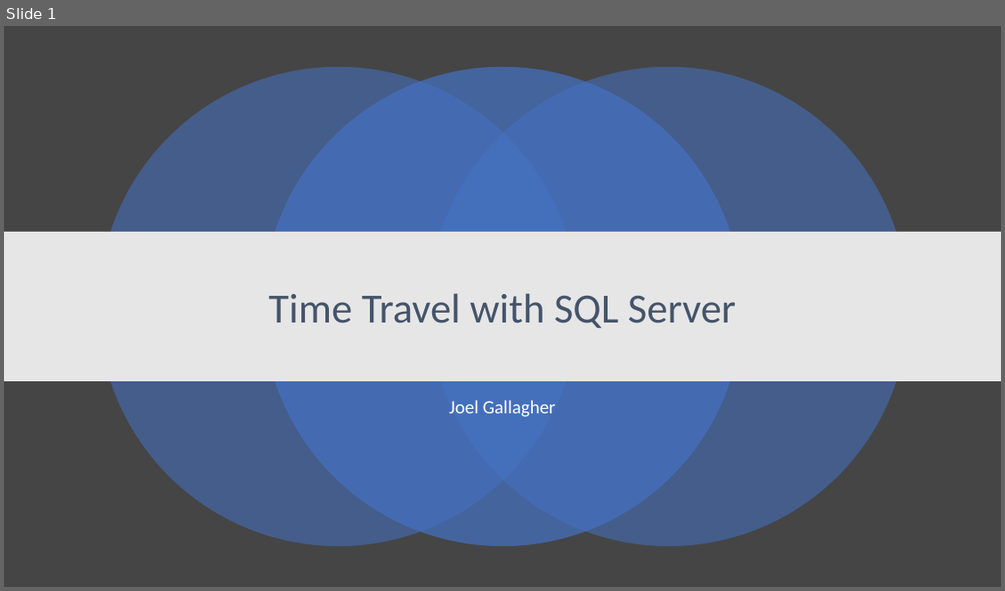
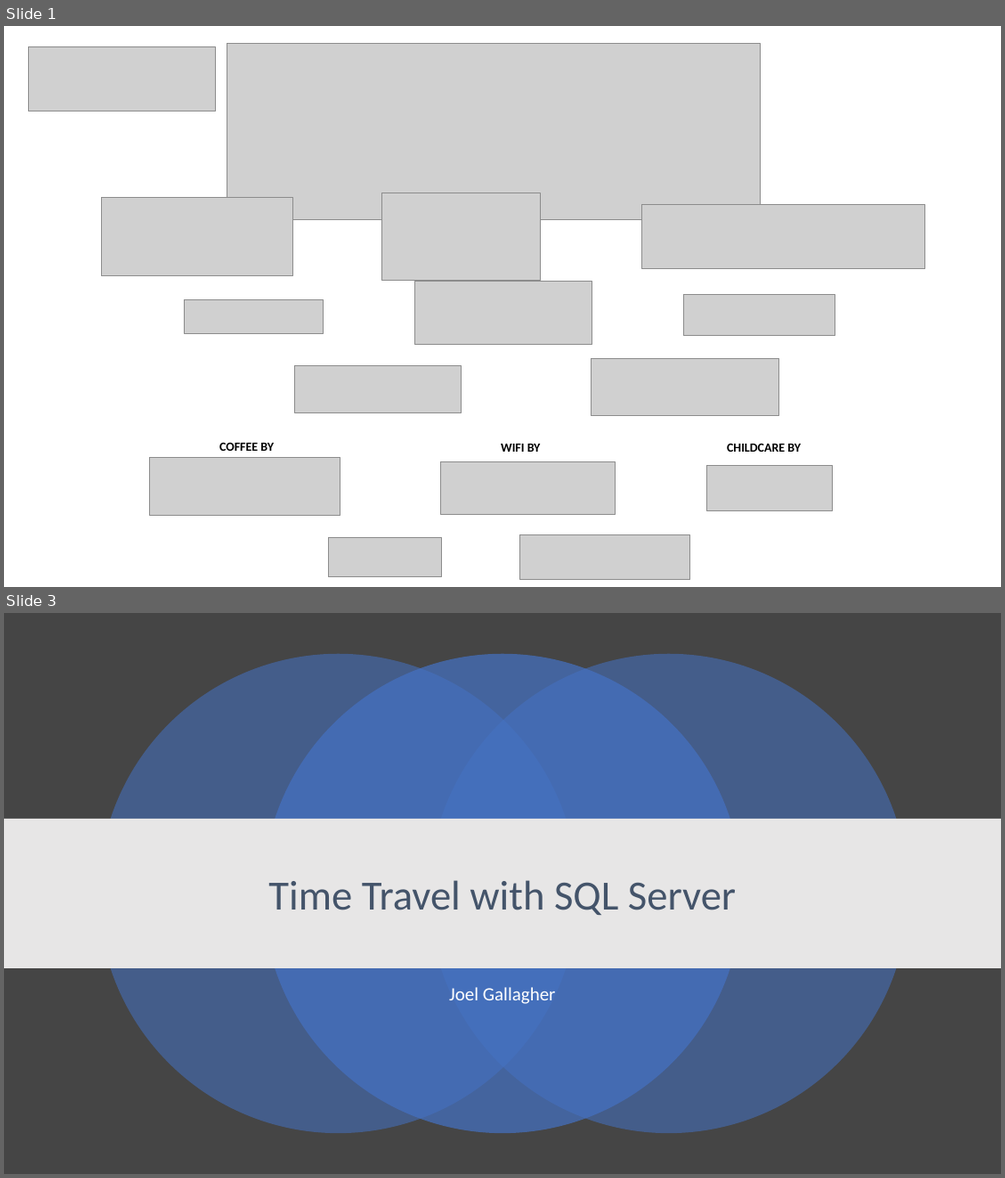
Before and after one commit to JoelGallagher/TimeTravelWithSqlServer, a slide deck: TimeTravelWithSQLServer.pptx. Shown one above the other, each under a label of ours: slide 1 before the commit, slides 1 and 3 after it; the slides between them are not shown. The pictures are 1005x591 and 1005x1178 pixels, drawn with LibreOffice and Linux fonts; fonts in the diff are those of the drawing; grey boxes stand for pictures. Boxes give left, top, right and bottom in pixels: in the first picture for what was removed or moved away, otherwise in the second. Text is boxed around its words. In the diff, an @@ line names an element or a change of style, - is before the commit and + after.

```diff
--- a/TimeTravelWithSQLServer.pptx
+++ b/TimeTravelWithSQLServer.pptx
@@ slide 1 added at <box>4,26,1001,587</box>, background #FFFFFF @@
@@ picture added at <box>29,46,216,111</box> @@
@@ picture added at <box>226,43,760,220</box> @@
@@ picture added at <box>101,197,291,276</box> @@
@@ picture added at <box>381,192,541,281</box> @@
@@ picture added at <box>642,205,925,268</box> @@
@@ picture added at <box>415,281,591,345</box> @@
@@ picture added at <box>184,300,323,333</box> @@
@@ picture added at <box>684,294,834,336</box> @@
@@ picture added at <box>294,365,461,412</box> @@
@@ picture added at <box>591,359,779,416</box> @@
@@ text added at <box>219,442,274,451</box>, 12 pt, text #000000, bold @@
+COFFEE BY
@@ text added at <box>501,443,541,451</box>, 12 pt, text #000000, bold @@
+WIFI BY
@@ text added at <box>727,443,801,451</box>, 12 pt, text #000000, bold @@
+CHILDCARE BY
@@ picture added at <box>149,458,340,515</box> @@
@@ picture added at <box>440,462,615,515</box> @@
@@ picture added at <box>707,466,833,510</box> @@
@@ picture added at <box>328,538,441,576</box> @@
@@ picture added at <box>520,534,690,580</box> @@
@@ what was slide 1 is now slide 3 @@
```
Also in this commit, not shown: 16 slides changed, 3 other slides added, 2 slides removed.
